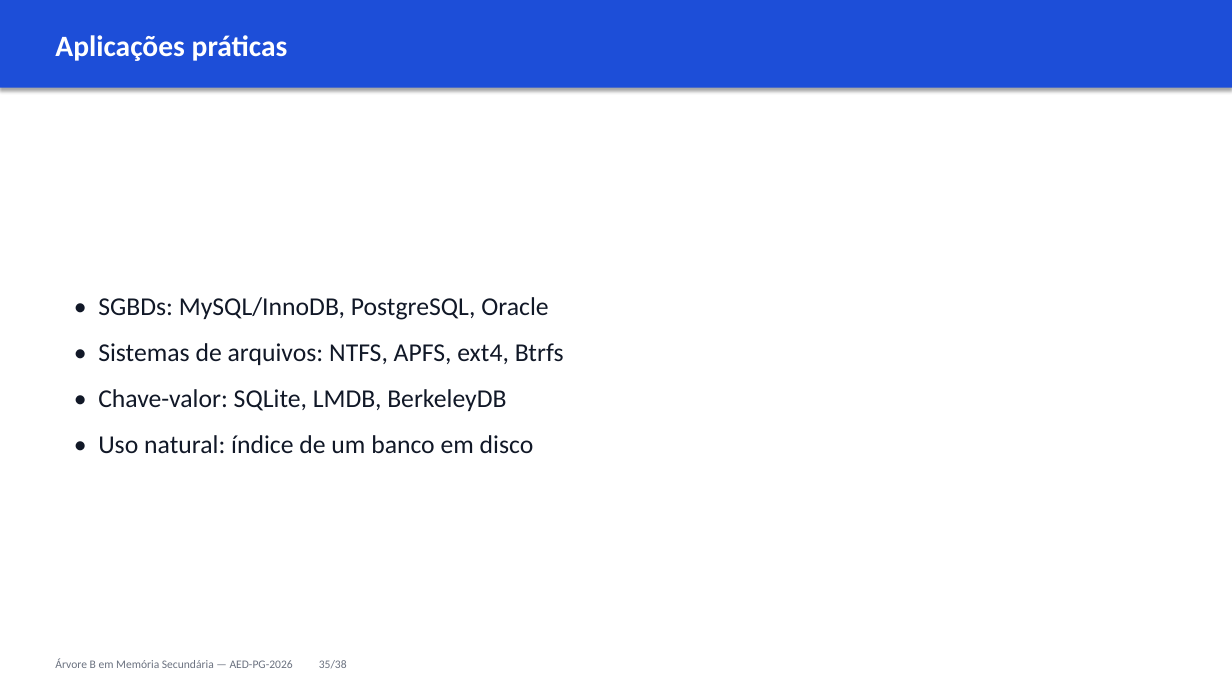
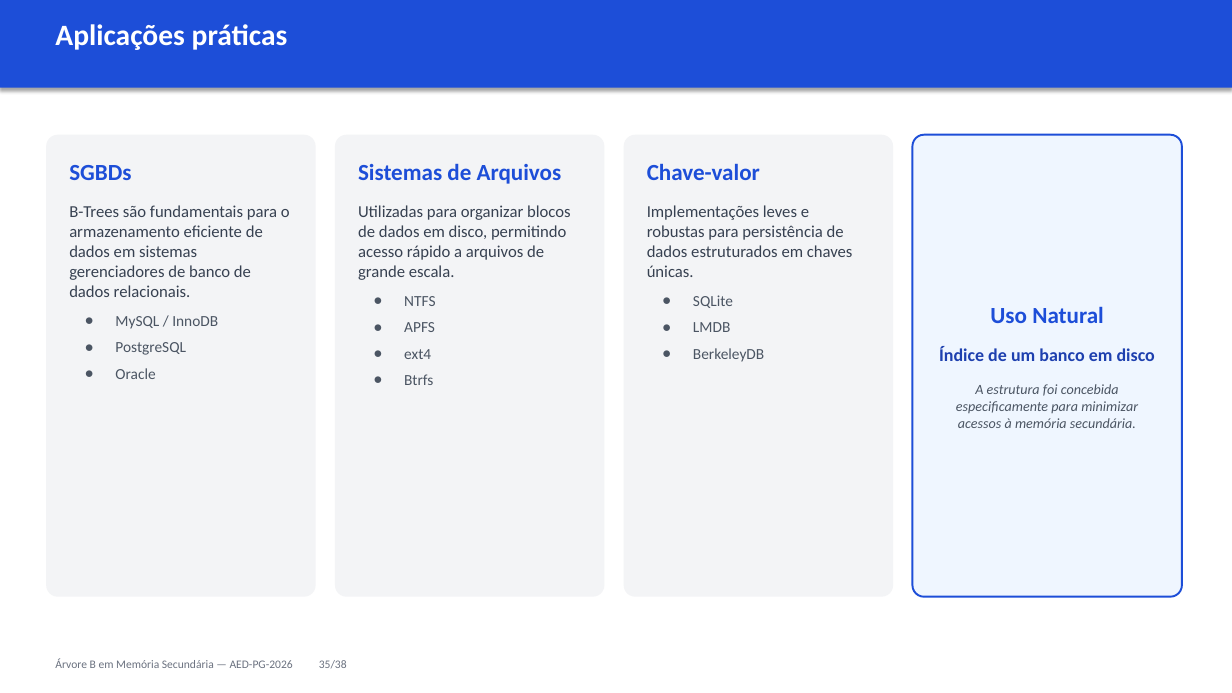
Before and after one commit to cassiotakarada/btree, a slide deck: slide 30 of apresentacao/APRESENTACAO_2_FINAL.pptx (slide 33 before the commit). Drawn at 1232x693 pixels with LibreOffice and Linux fonts; fonts in the diff are those of the drawing. Boxes give left, top, right and bottom in pixels: in the first picture for what was removed or moved away, otherwise in the second. Text is boxed around its words. In the diff, an @@ line names an element or a change of style, - is before the commit and + after.

```diff
--- a/apresentacao/APRESENTACAO_2_FINAL.pptx
+++ b/apresentacao/APRESENTACAO_2_FINAL.pptx
@@ text "Aplicações práticas": place and size @@
-text "Aplicações práticas" at (55, 35, 288, 61)
+text "Aplicações práticas" at (55, 24, 288, 50)
@@ rounded rectangle added at (46, 135, 316, 597), fill #F3F4F6 @@
@@ rounded rectangle added at (335, 135, 604, 597), fill #F3F4F6 @@
@@ rounded rectangle added at (624, 135, 894, 597), fill #F3F4F6 @@
@@ rounded rectangle added at (913, 135, 1183, 597), fill #EFF6FF, outline #1D4ED8 1.5 pt @@
@@ text added at (69, 165, 290, 379), 13 pt, text #374151 @@
+SGBDs
+B-Trees são fundamentais para o armazenamento eficiente de dados em sistemas gerenciadores de banco de dados relacionais.
+● MySQL / InnoDB
+● PostgreSQL
+● Oracle
@@ text added at (358, 163, 571, 385), 13 pt, text #374151 @@
+Sistemas de Arquivos
+Utilizadas para organizar blocos de dados em disco, permitindo acesso rápido a arquivos de grande escala.
+● NTFS
+● APFS
+● ext4
+● Btrfs
@@ text added at (647, 163, 853, 362), 13 pt, text #374151 @@
+Chave-valor
+Implementações leves e robustas para persistência de dados estruturados em chaves únicas.
+● SQLite
+● LMDB
+● BerkeleyDB
@@ text removed at (98, 297, 564, 453) @@
-• SGBDs: MySQL/InnoDB, PostgreSQL, Oracle
-• Sistemas de arquivos: NTFS, APFS, ext4, Btrfs
-• Chave-valor: SQLite, LMDB, BerkeleyDB
-• Uso natural: índice de um banco em disco
@@ text added at (939, 306, 1155, 428), 11 pt, text #4B5563, italic @@
+Uso Natural
+Índice de um banco em disco
+A estrutura foi concebida especificamente para minimizar acessos à memória secundária.
```
Also in this commit, not shown: 4 other slides changed, 1 slide added, 4 slides removed, 3 other files.
